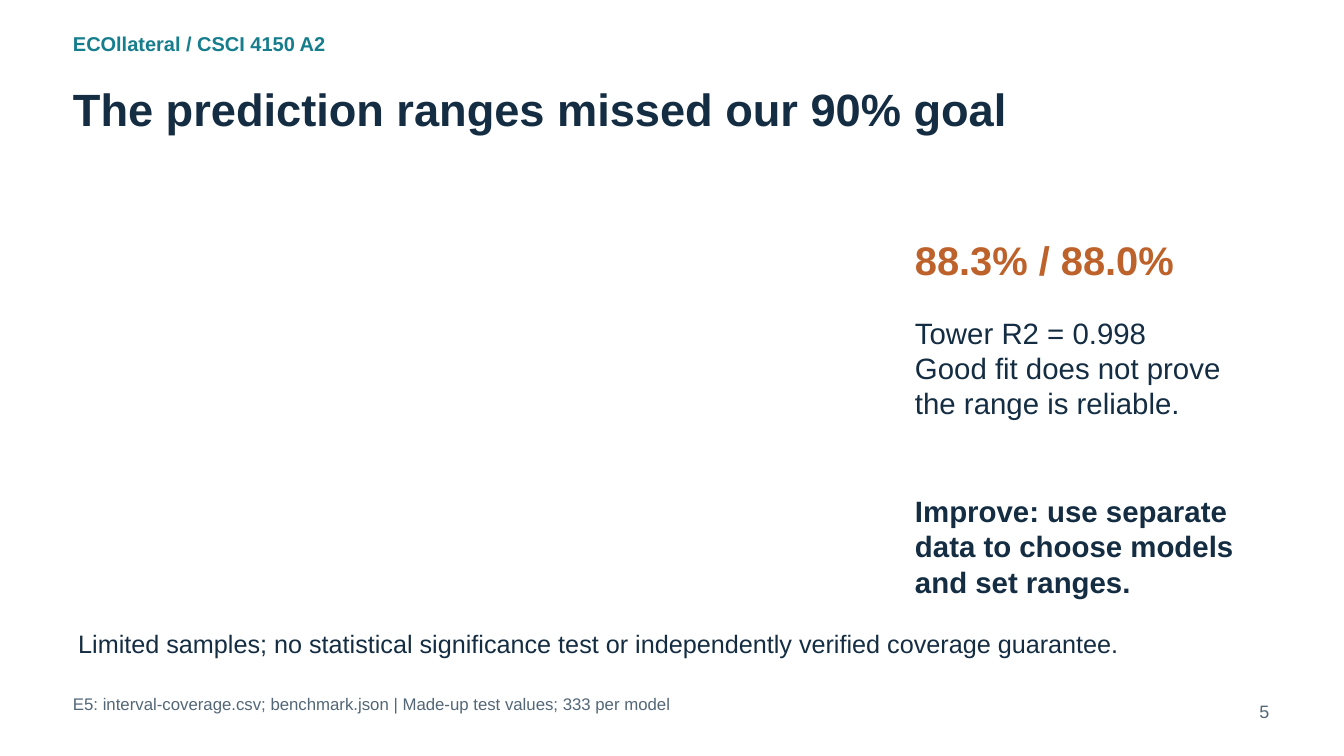
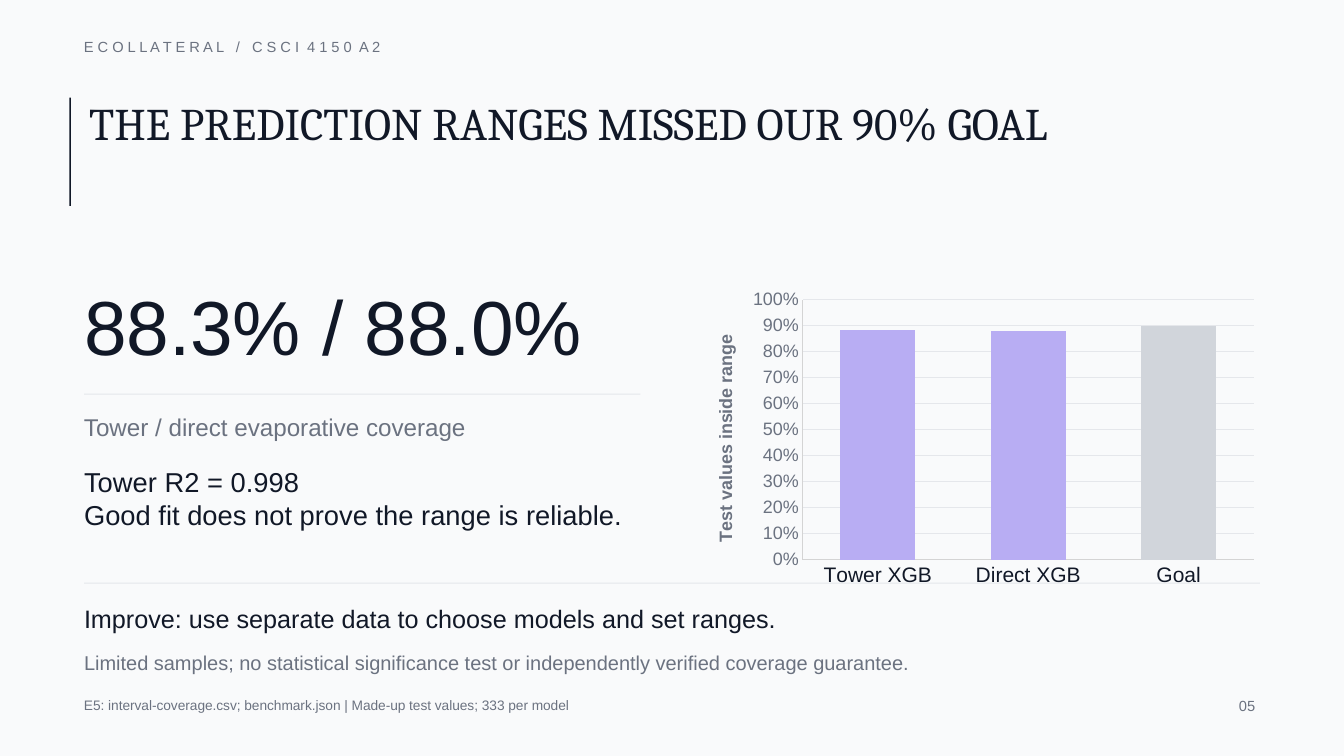
Before and after one commit to ScottLiu12/ECOllateral, a slide deck: slide 5 of docs/a2/review-slides.pptx. Drawn at 1344x756 pixels with LibreOffice and Linux fonts; fonts in the diff are those of the drawing. Boxes give left, top, right and bottom in pixels: in the first picture for what was removed or moved away, otherwise in the second. Text is boxed around its words. In the diff, an @@ line names an element or a change of style, - is before the commit and + after.

```diff
--- a/docs/a2/review-slides.pptx
+++ b/docs/a2/review-slides.pptx
@@ background #FFFFFF to #F9FAFB @@
@@ ellipse added at [694,0,1240,246], fill gradient #9382FF @@
@@ text removed at [73,36,326,52] @@
-ECOllateral / CSCI 4150 A2
@@ text added at [84,42,380,52], 10.5 pt, text #6B7280 @@
+E C O L L A T E R A L / C S C I 4 1 5 0 A 2
@@ rectangle added at [70,98,72,206], fill #111827 @@
@@ text at [89,108,1048,142]: text changed; font Arial to Cambria; text colour #142D42 to #111827; bold off @@
-The prediction ranges missed our 90% goal
+THE PREDICTION RANGES MISSED OUR 90% GOAL
@@ text "88.3% / 88.0%": place and size @@
-text "88.3% / 88.0%" at [915,247,1174,276]
+text "88.3% / 88.0%" at [84,301,582,356]
@@ text "88.3% / 88.0%" at [84,301,582,356]: size 28.5 to 54.8 pt, text colour #BD622B to #111827, bold off @@
@@ column chart added at [694,283,1266,593] @@
+categories: Tower XGB, Direct XGB, Goal
+Series 1: 0.88, 0.88, 0.9
@@ rectangle added at [84,394,640,395], fill #E5E7EB @@
@@ text added at [84,418,465,441], 17.2 pt, text #6B7280 @@
+Tower / direct evaporative coverage
@@ text at [84,473,299,493]: size 21 to 19.5 pt, text colour #142D42 to #111827 in "Tower R2 = 0.998" @@
@@ text "Tower R2 = 0.998": place and size @@
-text "Tower R2 = 0.998" at [915,323,1221,420]
+text "Tower R2 = 0.998" at [84,473,622,529]
@@ text at [84,505,622,529]: text changed; size 21 to 19.5 pt; text colour #142D42 to #111827 @@
-Good fit does not prove
-the range is reliable.
+Good fit does not prove the range is reliable.
@@ rectangle added at [84,583,1260,584], fill #E5E7EB @@
@@ text at [84,609,776,634]: text changed; size 21 to 18 pt; text colour #142D42 to #111827; bold off @@
-Improve: use separate
-data to choose models
-and set ranges.
+Improve: use separate data to choose models and set ranges.
@@ text "Limited samples; no statistical significance ...": place and size @@
-text "Limited samples; no statistical significance ..." at [78,634,1118,659]
+text "Limited samples; no statistical significance ..." at [84,655,908,674]
@@ text "Limited samples; no statistical significance ..." at [84,655,908,674]: size 18 to 14.2 pt, text colour #142D42 to #6B7280 @@
@@ text "E5: interval-coverage.csv; benchmark.json | Made-up ...": place and size @@
-text "E5: interval-coverage.csv; benchmark.json | Made-up ..." at [73,698,670,714]
+text "E5: interval-coverage.csv; benchmark.json | Made-up ..." at [84,700,569,713]
@@ text "E5: interval-coverage.csv; benchmark.json | Made-up ..." at [84,700,569,713]: size 12 to 9.8 pt, text colour #536777 to #6B7280 @@
@@ text added at [1239,701,1255,711], 10.5 pt, text #6B7280 @@
+05
@@ text removed at [1259,705,1269,718] @@
-5
```
Also in this commit, not shown: 5 other slides changed, 5 other files.
